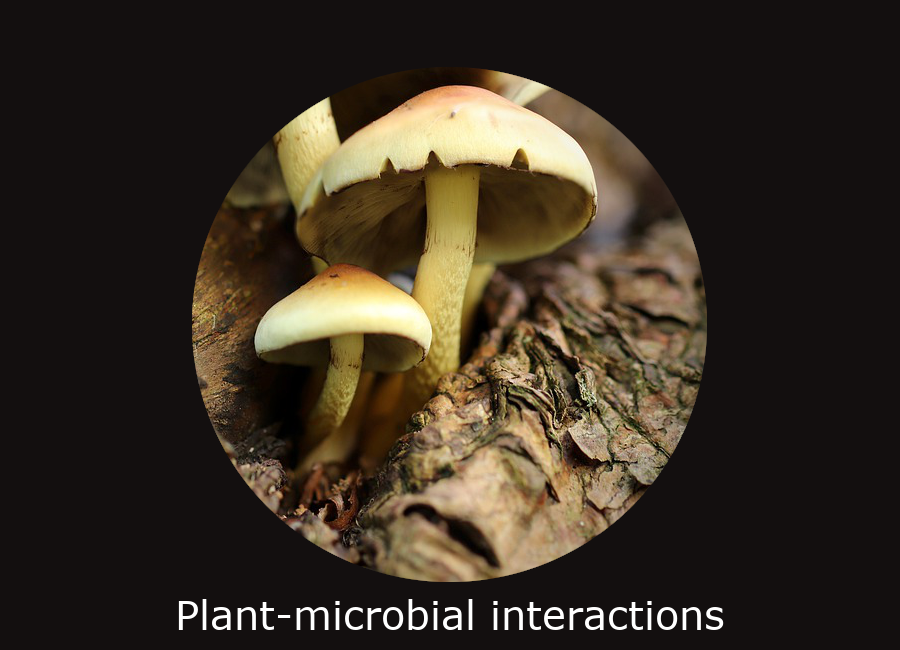
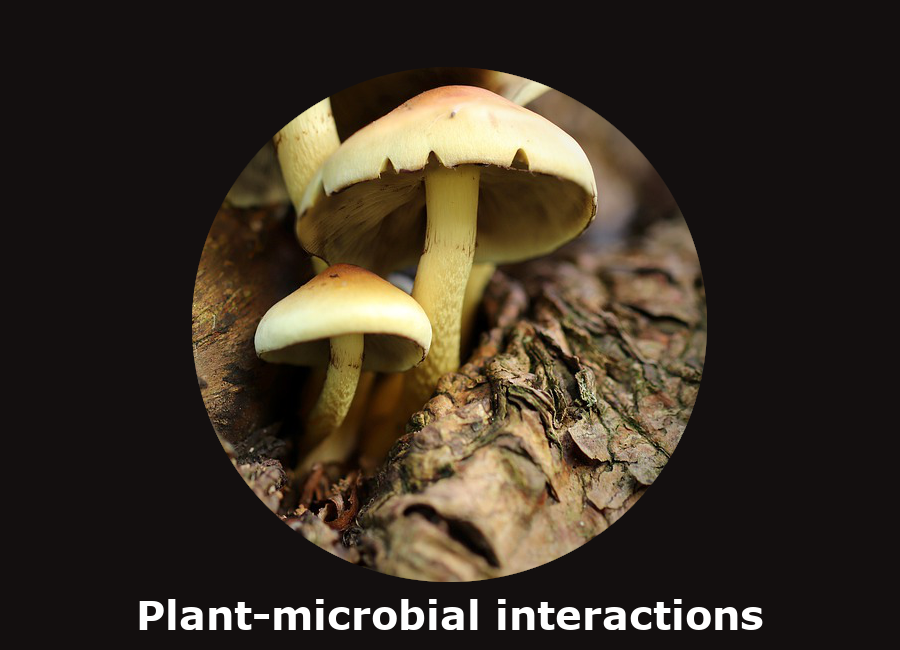
Layered file, before and after one edit (900 × 650). Changes by layer:
painted on "Plant-microbial interactions" over <box>139,599,763,630</box>
